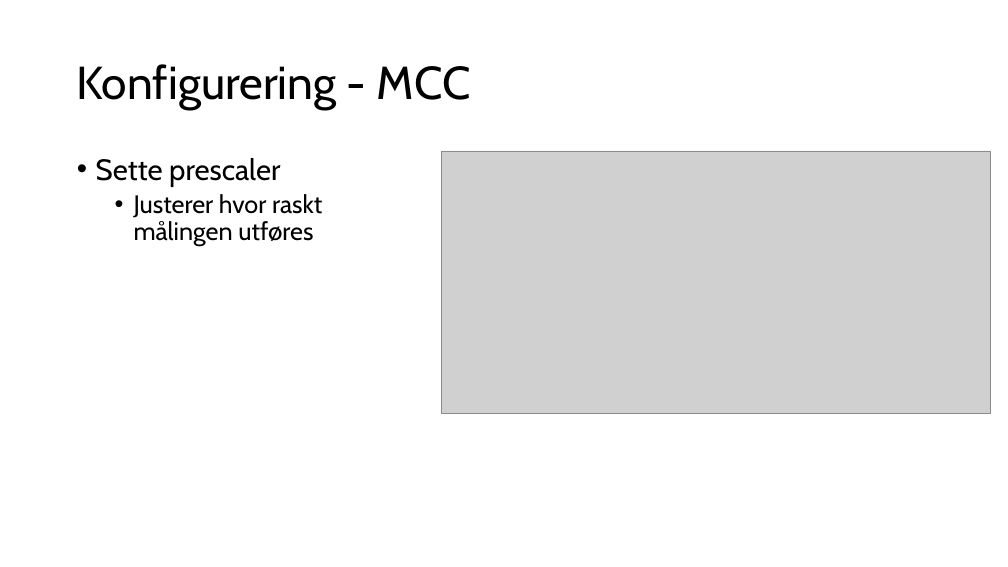
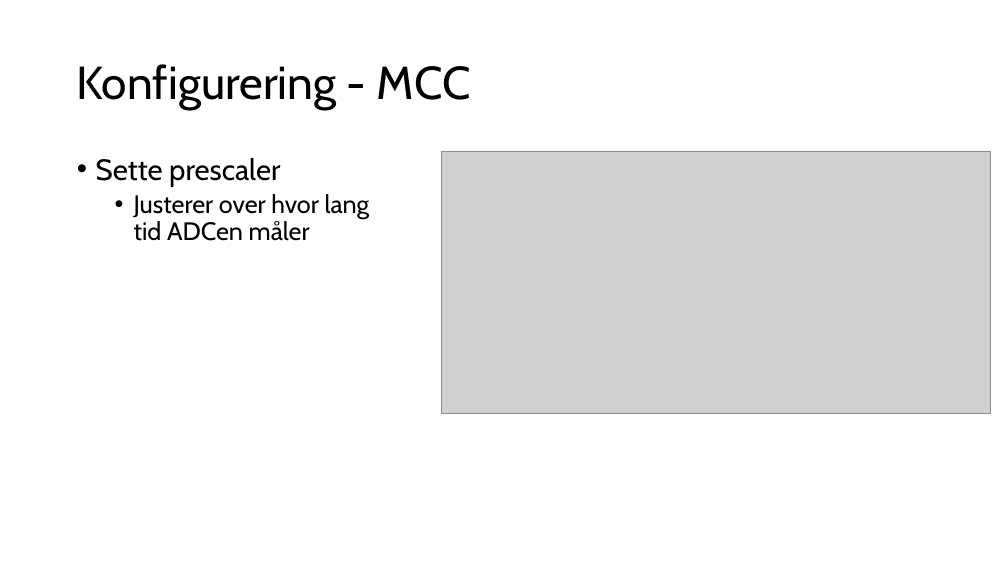
Before and after one commit to ElektraVerksted/AVR-kurs, a slide deck: slide 12 of Kursdag 2/Dag to.pptx (slide 13 before the commit). Drawn at 1008x567 pixels with LibreOffice and Linux fonts; fonts in the diff are those of the drawing; grey boxes stand for pictures. Boxes give left, top, right and bottom in pixels: in the first picture for what was removed or moved away, otherwise in the second. Text is boxed around its words. In the diff, an @@ line names an element or a change of style, - is before the commit and + after.

```diff
--- a/Kursdag 2/Dag to.pptx
+++ b/Kursdag 2/Dag to.pptx
@@ text at box(134, 194, 370, 241): text changed @@
-  • Justerer hvor raskt
-    målingen utføres
+  • Justerer over hvor lang
+    tid ADCen måler
```
Also in this commit, not shown: 6 other slides changed, 4 slides removed, 2 other files.
